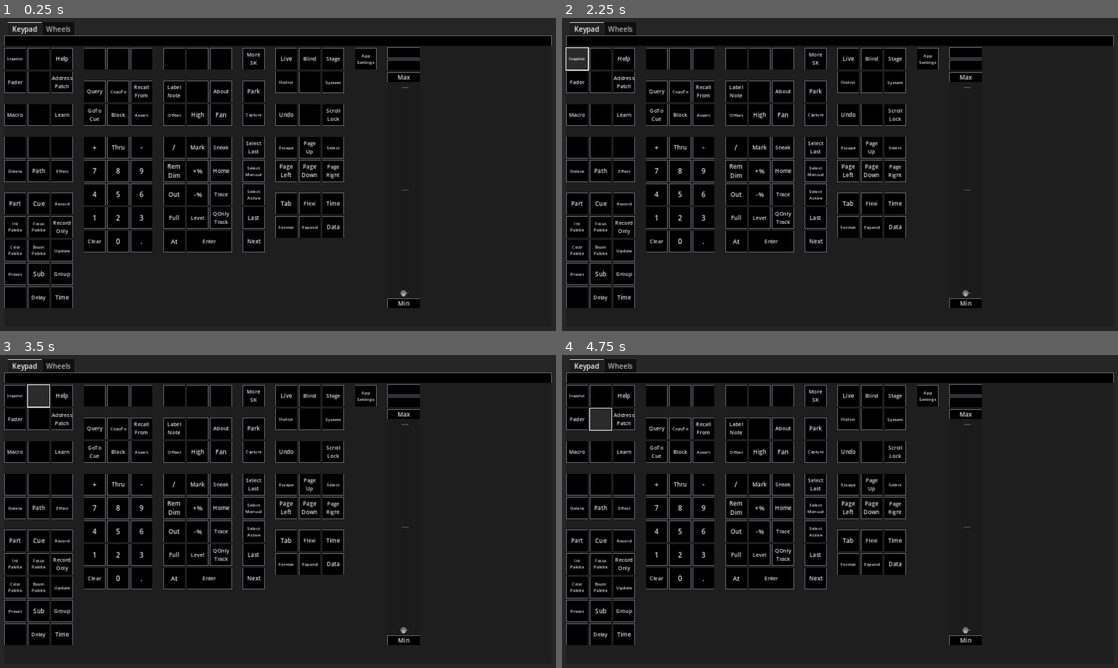
Above: before the commit, frames 1-4 (two rows, left to right).
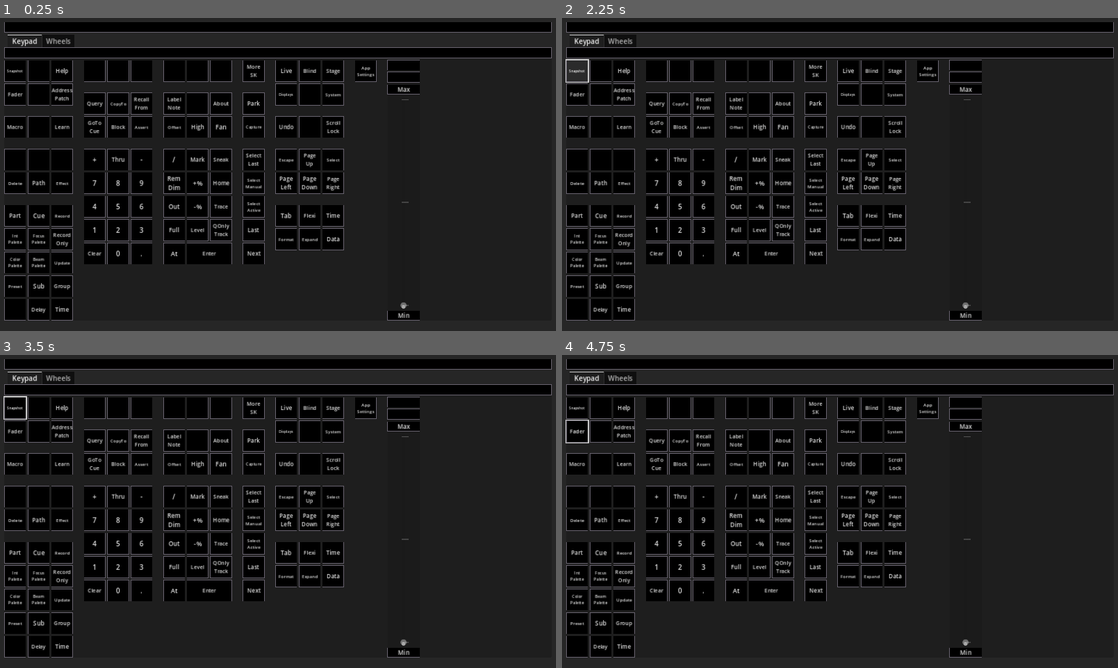
Above: after the commit, the same moments.

Repository: CoffeeCoder1/etc-eos-remote
Game: Godot game, scene res://scenes/main/main.tscn
Same seed, same stepped clock (60 frames per second), same inputs: the game is played once before the commit and once after it.
Inputs (mouse positions are in pixels of both pictures, inside the frame that each line leads up to):
- Up to frame 1 (0.25 s): no input
- Up to frame 2 (2.25 s): click "GoTo Cue" at 0.5 s; click "GoTo Cue" at 1.25 s; click "Snapshot" at 2 s
- Up to frame 3 (3.5 s): click (38, 395) at 2.77 s
- Up to frame 4 (4.75 s): click "Fader" at 3.5 s; click (600, 420) at 4.27 s

The runs differ from the first frame. In frame 1, 26% of the frame differs, in the area x 0-100%, y 1-97%; in frame 2, 26%; in frame 3, 26%; in frame 4, 26%.

Commit message:
Add a label for the current show name

Diff:
--- a/scenes/main/main.tscn
+++ b/scenes/main/main.tscn
@@ -1,6 +1,7 @@
-[gd_scene load_steps=15 format=3 uid="uid://b1p8ak2bb83bq"]
+[gd_scene load_steps=16 format=3 uid="uid://b1p8ak2bb83bq"]
 
 [ext_resource type="Script" path="res://scenes/main/panel_container.gd" id="1_ltf1v"]
+[ext_resource type="Script" path="res://scenes/messages/osc_label.gd" id="2_6h2ie"]
 [ext_resource type="PackedScene" uid="uid://cv50y2jxdoasn" path="res://scenes/panels/settings/settings.tscn" id="2_w362o"]
 [ext_resource type="PackedScene" uid="uid://5rbtyjxu8hl4" path="res://scenes/panels/wheels/wheels.tscn" id="4_jlbm2"]
 [ext_resource type="PackedScene" uid="uid://lowydp6qwkqd" path="res://scenes/panels/keypad/keypad.tscn" id="5_j6y4i"]
@@ -116,15 +117,26 @@
 theme_override_constants/margin_right = 10
 theme_override_constants/margin_bottom = 10
 
-[node name="TabContainer" type="TabContainer" parent="PanelContainer/MarginContainer"]
+[node name="VBoxContainer" type="VBoxContainer" parent="PanelContainer/MarginContainer"]
+layout_mode = 2
+
+[node name="OSCLabel" type="Label" parent="PanelContainer/MarginContainer/VBoxContainer"]
+layout_mode = 2
+horizontal_alignment = 1
+vertical_alignment = 1
+script = ExtResource("2_6h2ie")
+global_feedback = true
+feedback_address = "/eos/out/show/name"
+
+[node name="TabContainer" type="TabContainer" parent="PanelContainer/MarginContainer/VBoxContainer"]
 layout_mode = 2
 current_tab = 0
 
-[node name="Keypad" parent="PanelContainer/MarginContainer/TabContainer" instance=ExtResource("5_j6y4i")]
+[node name="Keypad" parent="PanelContainer/MarginContainer/VBoxContainer/TabContainer" instance=ExtResource("5_j6y4i")]
 layout_mode = 2
 metadata/_tab_index = 0
 
-[node name="Wheels" parent="PanelContainer/MarginContainer/TabContainer" instance=ExtResource("4_jlbm2")]
+[node name="Wheels" parent="PanelContainer/MarginContainer/VBoxContainer/TabContainer" instance=ExtResource("4_jlbm2")]
 visible = false
 layout_mode = 2
 metadata/_tab_index = 1
@@ -143,4 +155,4 @@
 osc_recieve_prefix = "/eos/out/user"
 target_client = NodePath("../OSCClientTCP")
 
-[connection signal="settings_button_pressed" from="PanelContainer/MarginContainer/TabContainer/Keypad" to="PanelContainer/MarginContainer/SettingsContainer" method="_on_settings_button_pressed"]
+[connection signal="settings_button_pressed" from="PanelContainer/MarginContainer/VBoxContainer/TabContainer/Keypad" to="PanelContainer/MarginContainer/SettingsContainer" method="_on_settings_button_pressed"]
--- a/scenes/panels/keypad/command_line_display.gd
+++ b/scenes/messages/osc_label.gd
@@ -1,5 +1,6 @@
-extends Label
+class_name OSCLabel extends Label
 
+@export var global_feedback: bool
 @export var feedback_address: String
 
 var osc_element: OSCElement
@@ -8,8 +9,10 @@
 func _ready() -> void:
 	osc_element = OSCElement.new()
 	add_child(osc_element)
+
 	osc_element.recieve_address = feedback_address
 	osc_element.feedback_recieved.connect(_on_osc_feedback)
+	osc_element.global_feedback = global_feedback
 
 
 func _on_osc_feedback(value):
--- a/scenes/panels/keypad/keypad.tscn
+++ b/scenes/panels/keypad/keypad.tscn
@@ -1,7 +1,7 @@
 [gd_scene load_steps=8 format=3 uid="uid://lowydp6qwkqd"]
 
 [ext_resource type="Script" path="res://scenes/panels/keypad/keypad.gd" id="1_pg0ae"]
-[ext_resource type="Script" path="res://scenes/panels/keypad/command_line_display.gd" id="2_p7so8"]
+[ext_resource type="Script" path="res://scenes/messages/osc_label.gd" id="2_p7so8"]
 [ext_resource type="Script" path="res://scenes/messages/osc_key.gd" id="2_v3vkr"]
 [ext_resource type="Script" path="res://scenes/messages/osc_modifier_key.gd" id="3_p86lf"]
 [ext_resource type="Script" path="res://scenes/messages/osc_softkey.gd" id="4_pndv3"]
